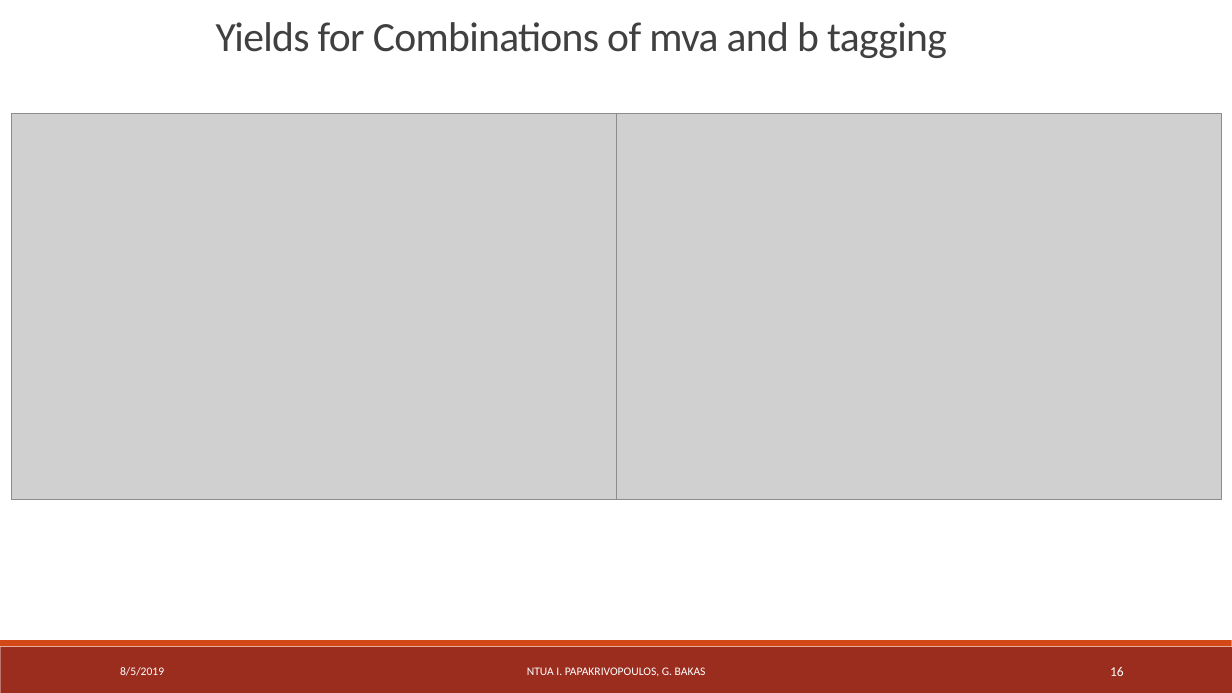
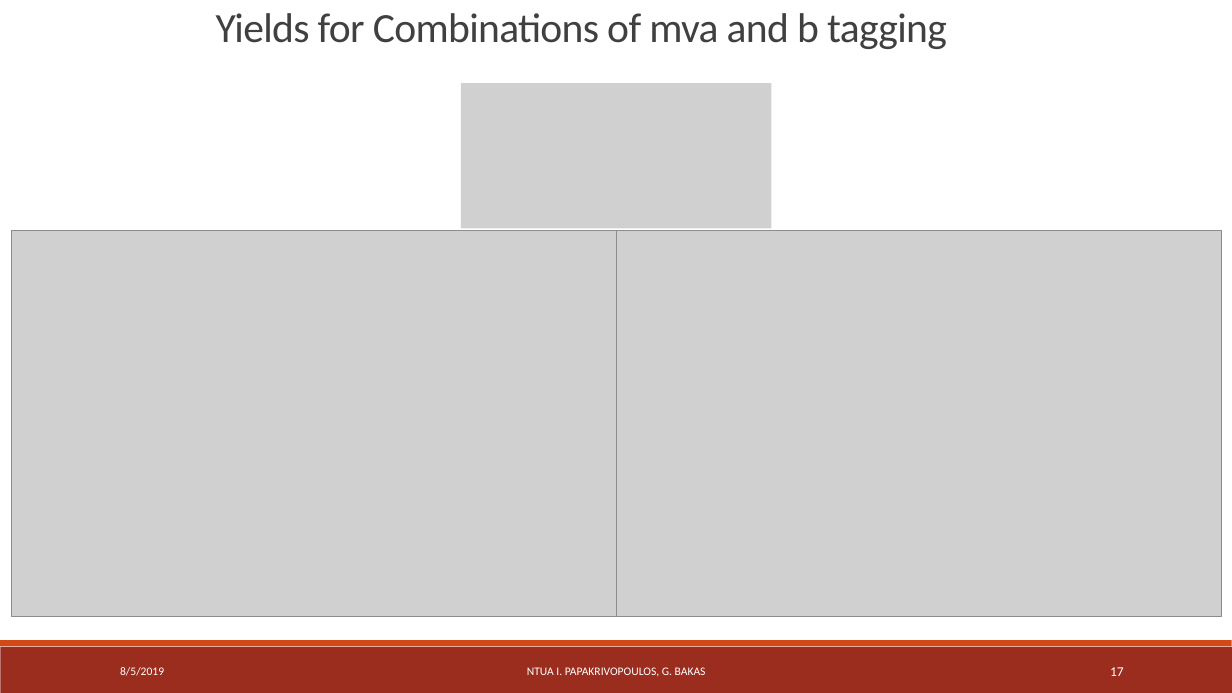
Before and after one commit to georgebakas/HEP-NTUA, a slide deck: slide 17 of Documents for Progress/StatusReport_Eff_SignalOverBkg_AllMVA_allbtag_07_05_19.pptx (slide 16 before the commit). Drawn at 1232x693 pixels with LibreOffice and Linux fonts; fonts in the diff are those of the drawing; grey boxes stand for pictures. Boxes give left, top, right and bottom in pixels: in the first picture for what was removed or moved away, otherwise in the second. Text is boxed around its words. In the diff, an @@ line names an element or a change of style, - is before the commit and + after.

```diff
--- a/Documents for Progress/StatusReport_Eff_SignalOverBkg_AllMVA_allbtag_07_05_19.pptx
+++ b/Documents for Progress/StatusReport_Eff_SignalOverBkg_AllMVA_allbtag_07_05_19.pptx
@@ title "Yields for Combinations of mva ...": place and size @@
-title "Yields for Combinations of mva ..." at (216, 22, 947, 58)
+title "Yields for Combinations of mva ..." at (216, 13, 947, 49)
@@ picture added at (461, 83, 772, 228) @@
@@ picture: place and size @@
-picture at (11, 114, 616, 500)
+picture at (11, 231, 616, 617)
@@ picture: place and size @@
-picture at (616, 114, 1222, 500)
+picture at (616, 231, 1222, 617)
@@ page number at (1110, 667, 1124, 676): text changed @@
-16
+17
```
Also in this commit, not shown: 13 other slides changed, 1 slide added, 5 other files.
